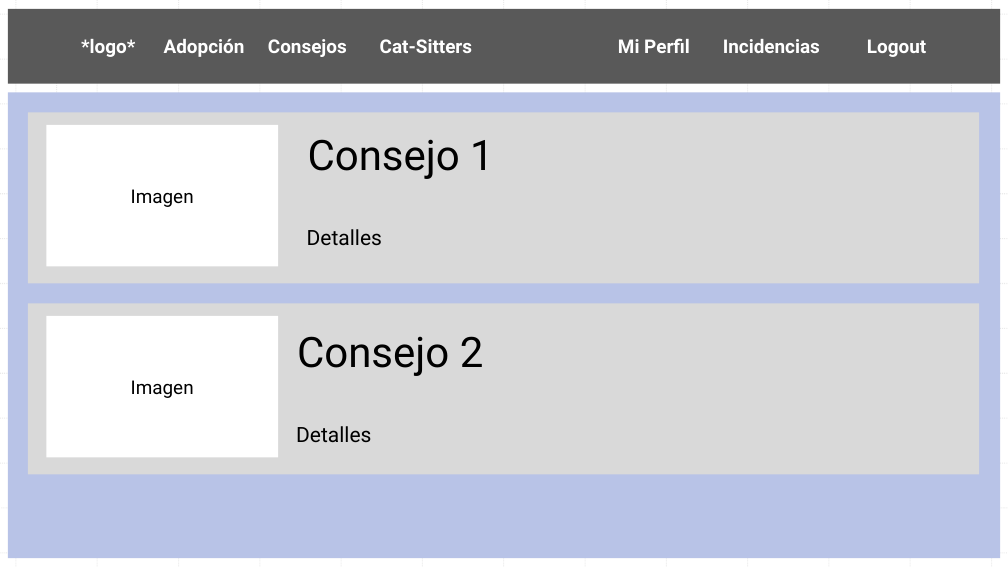
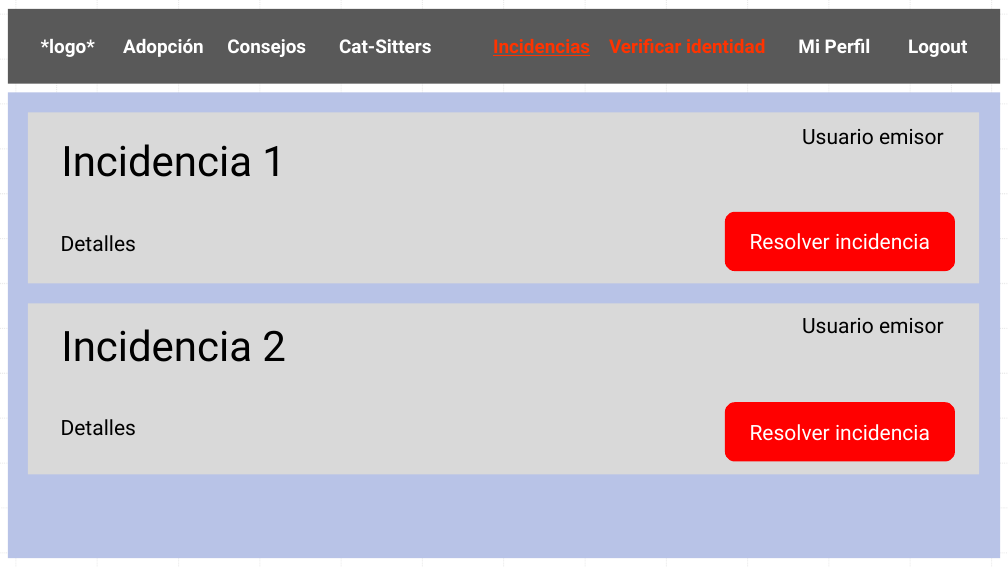
Before and after one commit to AndresIturria/Cat-Attack, a slide deck: slide 10 of Docs/wireframe cat-attack.pptx (slide 4 before the commit). Drawn at 1008x567 pixels with LibreOffice and Linux fonts; fonts in the diff are those of the drawing. Boxes give left, top, right and bottom in pixels: in the first picture for what was removed or moved away, otherwise in the second. Text is boxed around its words. In the diff, an @@ line names an element or a change of style, - is before the commit and + after.

```diff
--- a/Docs/wireframe cat-attack.pptx
+++ b/Docs/wireframe cat-attack.pptx
@@ text in rectangle at bbox=[41, 38, 967, 57]: text changed @@
-*logo* Adopción Consejos Cat-Sitters Mi Perfil Incidencias Logout
+*logo* Adopción Consejos Cat-Sitters Incidencias Verificar identidad Mi Perfil Logout
@@ rectangle removed at bbox=[46, 125, 278, 266] @@
-Imagen
@@ text "Incidencia 1": place and size @@
-text "Incidencia 1" at bbox=[307, 139, 494, 245]
+text "Incidencia 1" at bbox=[61, 144, 286, 251]
@@ text at bbox=[61, 144, 286, 177]: text changed @@
-Consejo 1
+Incidencia 1
@@ text added at bbox=[802, 129, 944, 144], 20 pt, text #000000 @@
+Usuario emisor
@@ rounded rectangle added at bbox=[725, 212, 955, 271], fill #FF0000, 20 pt, text #FFFFFF @@
+Resolver incidencia
@@ rectangle removed at bbox=[46, 316, 278, 457] @@
-Imagen
@@ text "Incidencia 2": place and size @@
-text "Incidencia 2" at bbox=[296, 336, 484, 442]
+text "Incidencia 2" at bbox=[61, 329, 286, 435]
@@ text at bbox=[61, 329, 286, 362]: text changed @@
-Consejo 2
+Incidencia 2
@@ text added at bbox=[802, 318, 944, 333], 20 pt, text #000000 @@
+Usuario emisor
@@ rounded rectangle added at bbox=[725, 402, 955, 461], fill #FF0000, 20 pt, text #FFFFFF @@
+Resolver incidencia
```
Also in this commit, not shown: 4 other slides changed, 5 slides added, 1 other file.
